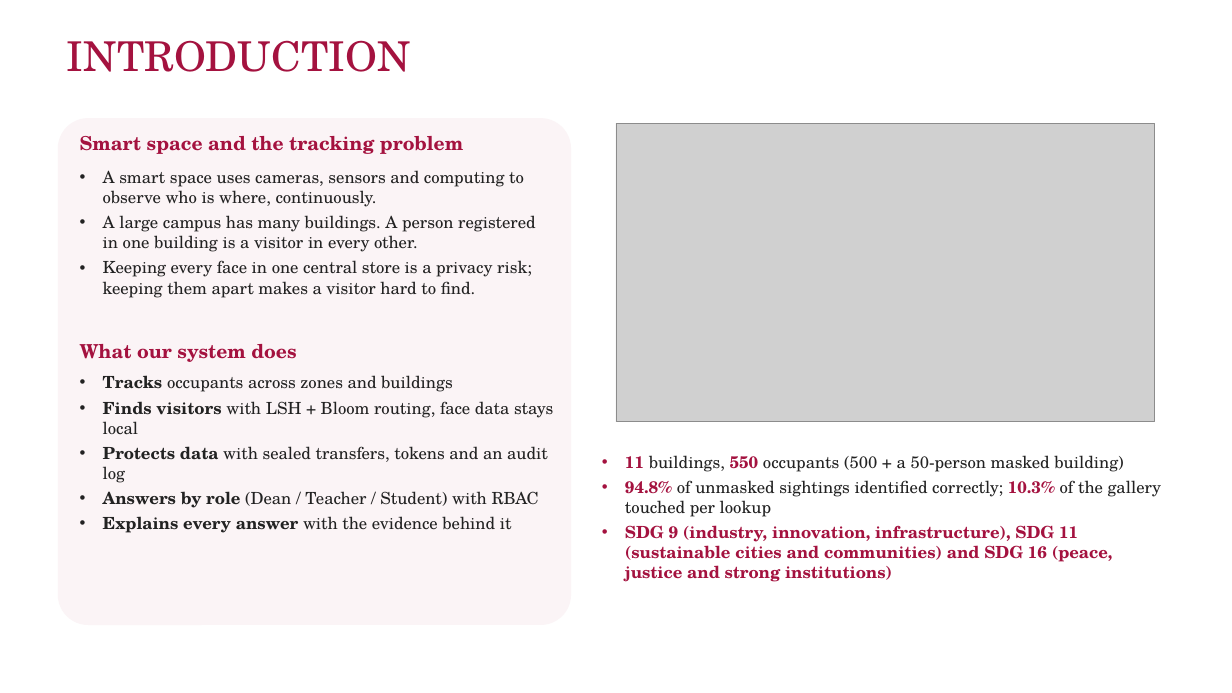
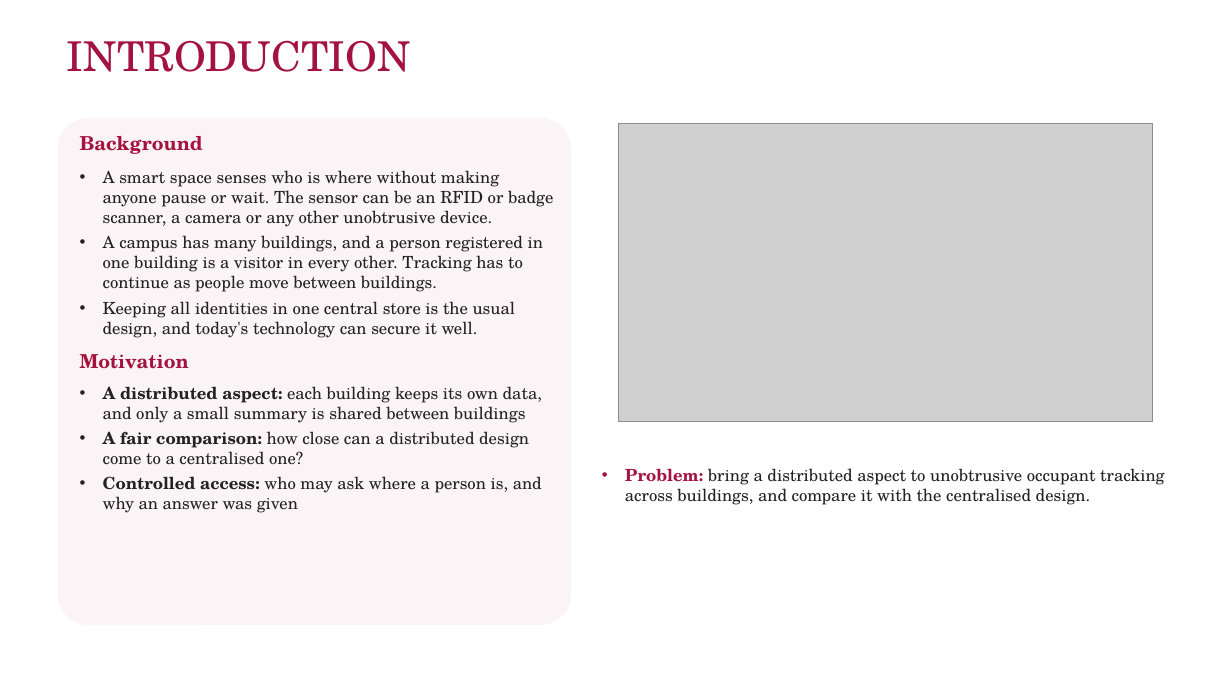
Before and after one commit to yadhu-vipin/Occupant_Tracking_v2, a slide deck: slide 3 of final_review/S7_Final_Review_Group_C3.pptx. Drawn at 1232x693 pixels with LibreOffice and Linux fonts; fonts in the diff are those of the drawing; grey boxes stand for pictures; background and template pictures are left out. Boxes give left, top, right and bottom in pixels: in the first picture for what was removed or moved away, otherwise in the second. Text is boxed around its words. In the diff, an @@ line names an element or a change of style, - is before the commit and + after.

Commit message:
docs: deck slides 3-9 reworded (sensor-neutral introduction, problem definition and objectives, research gap without values, RBAC wording); diagrams say sensor event

```diff
--- a/final_review/S7_Final_Review_Group_C3.pptx
+++ b/final_review/S7_Final_Review_Group_C3.pptx
@@ text at (x1=80, y1=136, x2=203, y2=154): text changed @@
-Smart space and the tracking problem
+Background
@@ text at (x1=103, y1=170, x2=553, y2=338): text changed @@
-• A smart space uses cameras, sensors and computing to observe who is where, continuously.
-• A large campus has many buildings. A person registered in one building is a visitor in every other.
-• Keeping every face in one central store is a privacy risk; keeping them apart makes a visitor hard to find.
+• A smart space senses who is where without making anyone pause or wait. The sensor can be an RFID or badge scanner, a camera or any other unobtrusive device.
+• A campus has many buildings, and a person registered in one building is a visitor in every other. Tracking has to continue as people move between buildings.
+• Keeping all identities in one central store is the usual design, and today's technology can secure it well.
@@ text at (x1=80, y1=354, x2=189, y2=369): text changed @@
-What our system does
+Motivation
@@ text at (x1=103, y1=386, x2=542, y2=513): text changed @@
-• Tracks occupants across zones and buildings
-• Finds visitors with LSH + Bloom routing, face data stays local
-• Protects data with sealed transfers, tokens and an audit log
-• Answers by role (Dean / Teacher / Student) with RBAC
-• Explains every answer with the evidence behind it
+• A distributed aspect: each building keeps its own data, and only a small summary is shared between buildings
+• A fair comparison: how close can a distributed design come to a centralised one?
+• Controlled access: who may ask where a person is, and why an answer was given
@@ text at (x1=625, y1=468, x2=1164, y2=505): text changed; text colour #A4123F to #222222; bold off @@
-• 11 buildings, 550 occupants (500 + a 50-person masked building)
-• 94.8% of unmasked sightings identified correctly; 10.3% of the gallery touched per lookup
-• SDG 9 (industry, innovation, infrastructure), SDG 11 (sustainable cities and communities) and SDG 16 (peace, justice and strong institutions)
+• Problem: bring a distributed aspect to unobtrusive occupant tracking across buildings, and compare it with the centralised design.
```
Also in this commit, not shown: 4 other slides changed, 4 other files.
